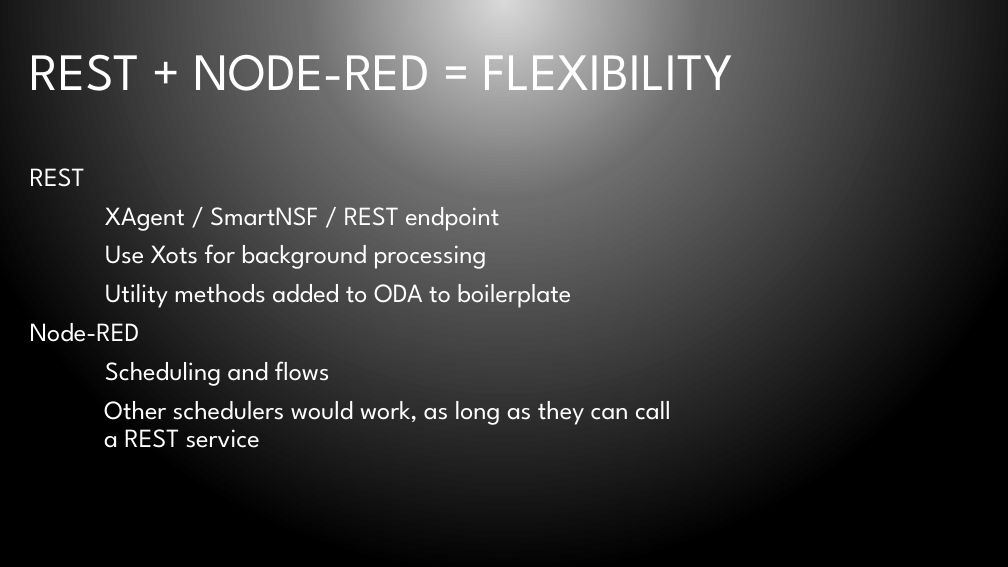
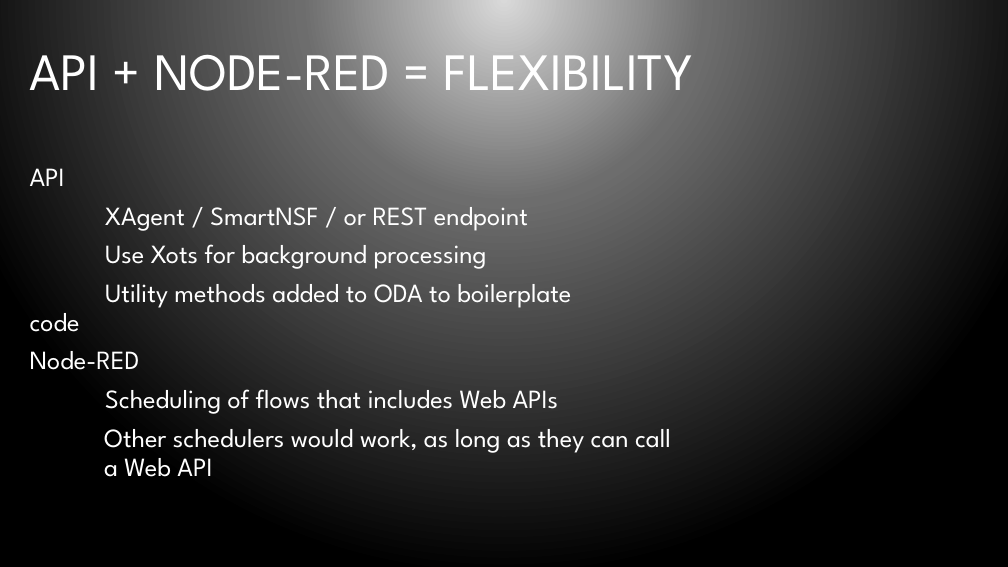
Before and after one commit to bleedingcode/domino-js-masterclass, a slide deck: slide 23 of presentation/8598 Domino and JS.pptx (slide 22 before the commit). Drawn at 1008x567 pixels with LibreOffice and Linux fonts; fonts in the diff are those of the drawing; background and template pictures are left out. Boxes give left, top, right and bottom in pixels: in the first picture for what was removed or moved away, otherwise in the second. Text is boxed around its words. In the diff, an @@ line names an element or a change of style, - is before the commit and + after.

Commit message:
Minor updates based on Skype Call

```diff
--- a/presentation/8598 Domino and JS.pptx
+++ b/presentation/8598 Domino and JS.pptx
@@ title at <box>30,37,693,106</box>: text changed @@
-REST + NODE-RED = FLEXIBILITY
+API + NODE-RED = FLEXIBILITY
@@ text at <box>30,168,528,231</box>: text changed @@
-REST
-XAgent / SmartNSF / REST endpoint
+API
+XAgent / SmartNSF / or REST endpoint
@@ text at <box>30,284,571,332</box>: text changed @@
-Utility methods added to ODA to boilerplate
+Utility methods added to ODA to boilerplate code
@@ text at <box>104,389,671,477</box>: text changed @@
-Scheduling and flows
-Other schedulers would work, as long as they can call a REST service
+Scheduling of flows that includes Web APIs
+Other schedulers would work, as long as they can call a Web API
```
Also in this commit, not shown: 13 other slides changed, 1 slide added.
